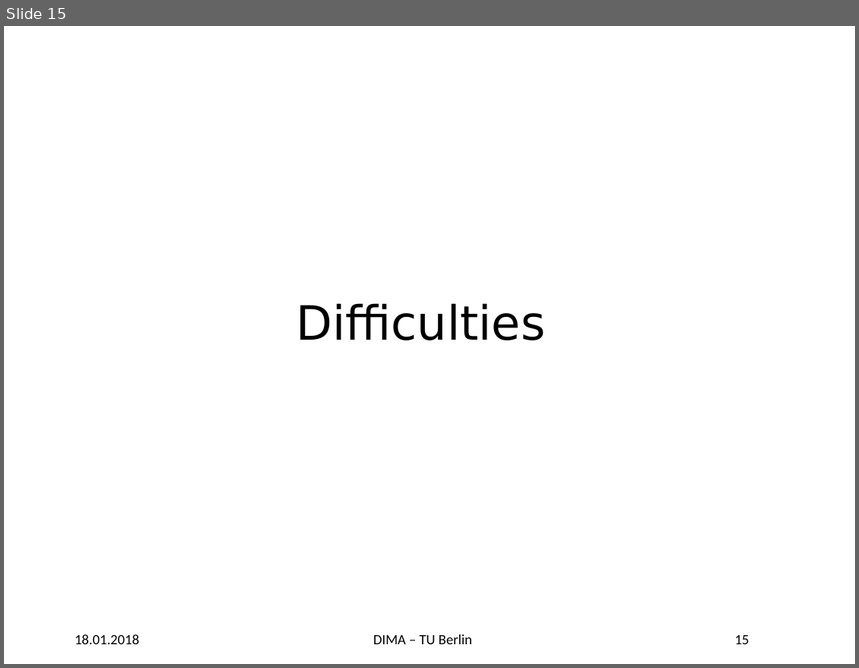
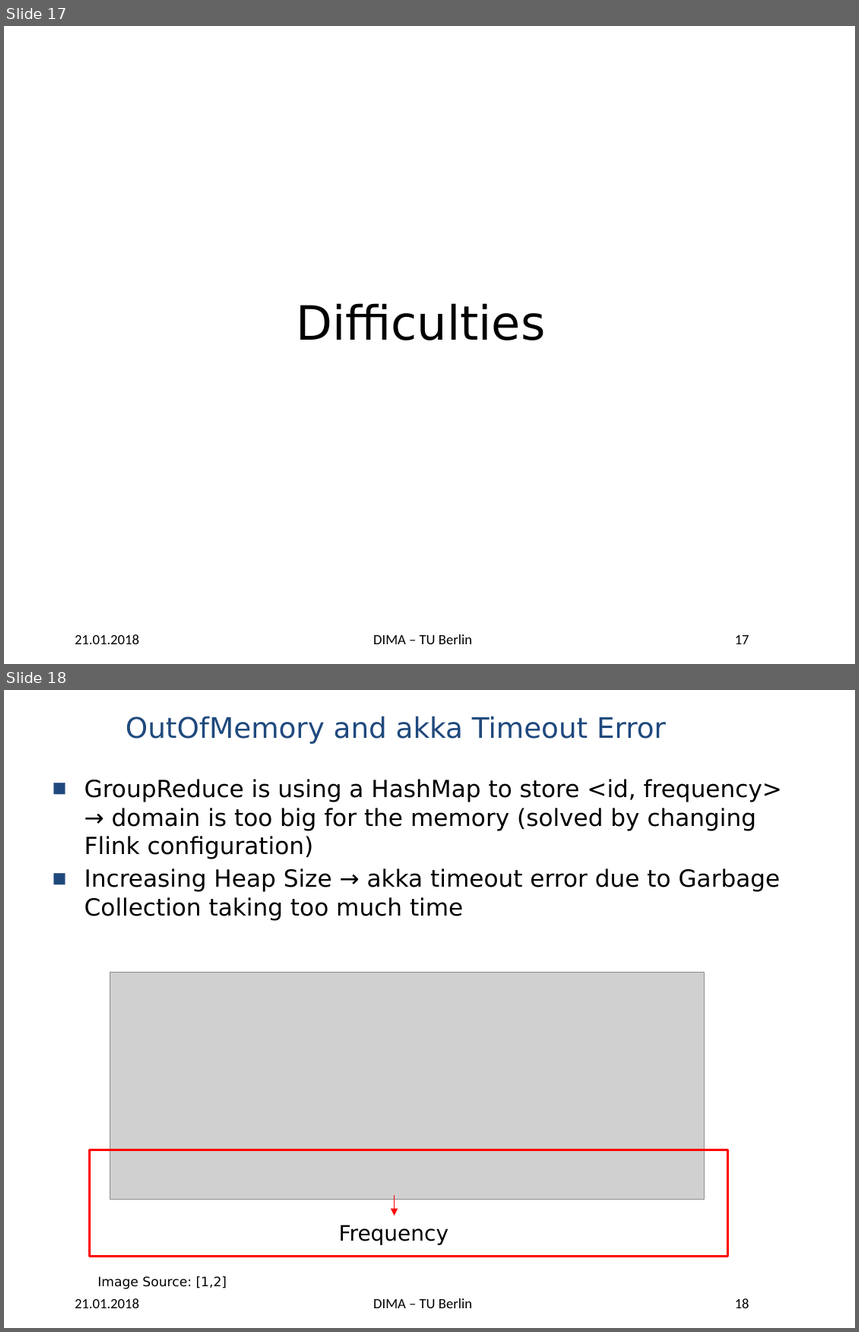
Before and after one commit to panduwicaksono91/wave-hist, a slide deck: BDAPRO Midterm Presentation - Wavelet Histogram.pptx. Shown one above the other, each under a label of ours: slide 15 before the commit, slides 17 and 18 after it. The pictures are 859x668 and 859x1332 pixels, drawn with LibreOffice and Linux fonts; fonts in the diff are those of the drawing; grey boxes stand for pictures; background and template pictures are left out. Boxes give left, top, right and bottom in pixels: in the first picture for what was removed or moved away, otherwise in the second. Text is boxed around its words. In the diff, an @@ line names an element or a change of style, - is before the commit and + after.

```diff
--- a/BDAPRO Midterm Presentation - Wavelet Histogram.pptx
+++ b/BDAPRO Midterm Presentation - Wavelet Histogram.pptx
@@ slide 18 added at [4,690,855,1328], background picture (left out); not listed: 3 template elements that a slide beside it also shows @@
@@ title added at [126,716,666,743], 24 pt, text #1F497D @@
+OutOfMemory and akka Timeout Error
@@ text added at [85,779,782,920], 20 pt, text #000000 @@
+■ GroupReduce is using a HashMap to store <id, frequency> → domain is too big for the memory (solved by changing Flink configuration)
+■ Increasing Heap Size → akka timeout error due to Garbage Collection taking too much time
@@ group added at [89,973,728,1256]: 1 picture, 1 rectangle, 1 text, 1 arrow @@
+Frequency
@@ text added at [97,1277,227,1290], 11 pt, text #000000 @@
+Image Source: [1,2]
@@ what was slide 15 is now slide 17 @@
@@ slide 17 changed as well @@
@@ text at [75,635,139,645]: text changed @@
-18.01.2018
+21.01.2018
@@ page number at [735,636,750,645]: text changed @@
-15
+17
```
Also in this commit, not shown: 17 other slides changed, 4 other slides added, 1 slide removed.
